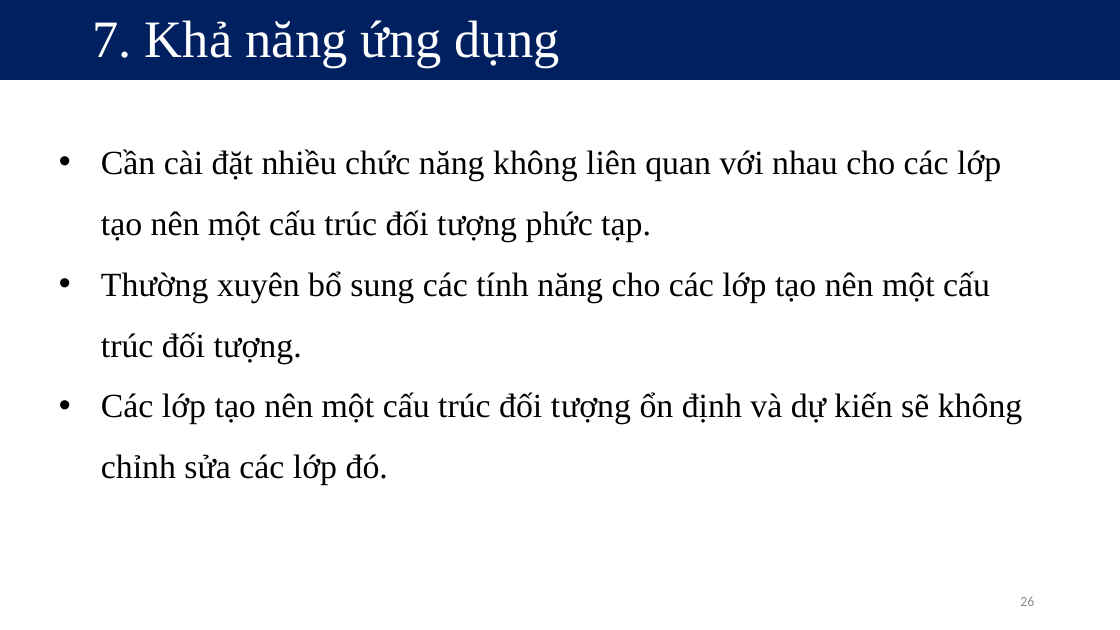
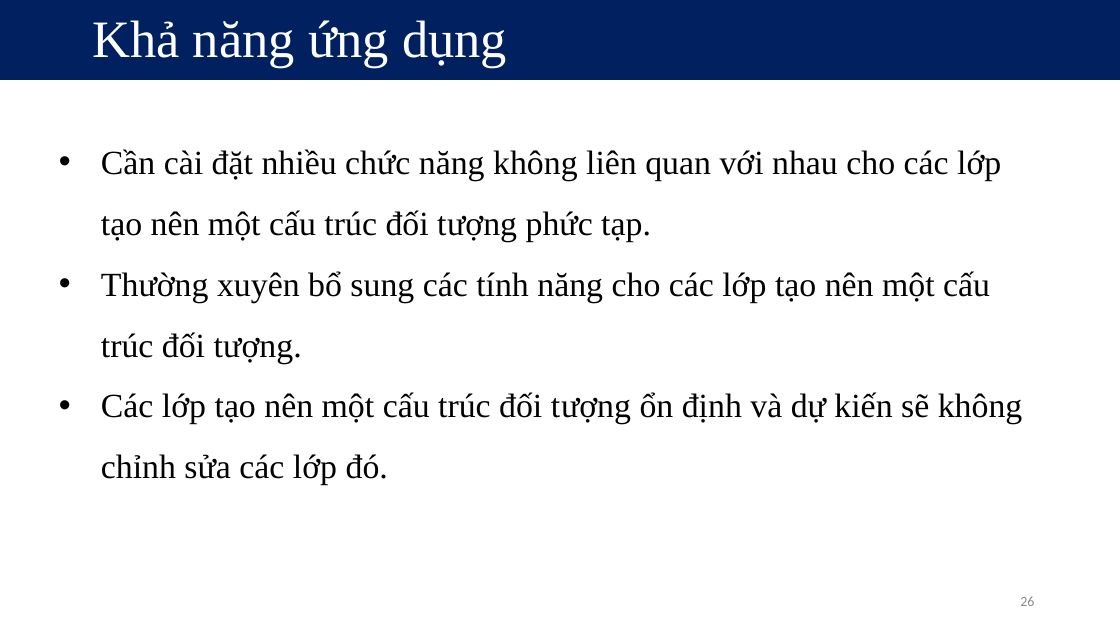
Before and after one commit to kieuconghau/lthdt-18clc1-09, a slide deck: slide 26 of Design Patterns/Design Patterns [Official]/Visitor/Visitor Design Pattern [Official].pptx. Drawn at 1120x630 pixels with LibreOffice and Linux fonts; fonts in the diff are those of the drawing. Boxes give left, top, right and bottom in pixels: in the first picture for what was removed or moved away, otherwise in the second. Text is boxed around its words. In the diff, an @@ line names an element or a change of style, - is before the commit and + after.

```diff
--- a/Design Patterns/Design Patterns [Official]/Visitor/Visitor Design Pattern [Official].pptx
+++ b/Design Patterns/Design Patterns [Official]/Visitor/Visitor Design Pattern [Official].pptx
@@ title at <box>92,20,507,67</box>: text changed @@
-7. Khả năng ứng dụng
+Khả năng ứng dụng
```
Also in this commit, not shown: 36 other slides changed, 38 other files.
